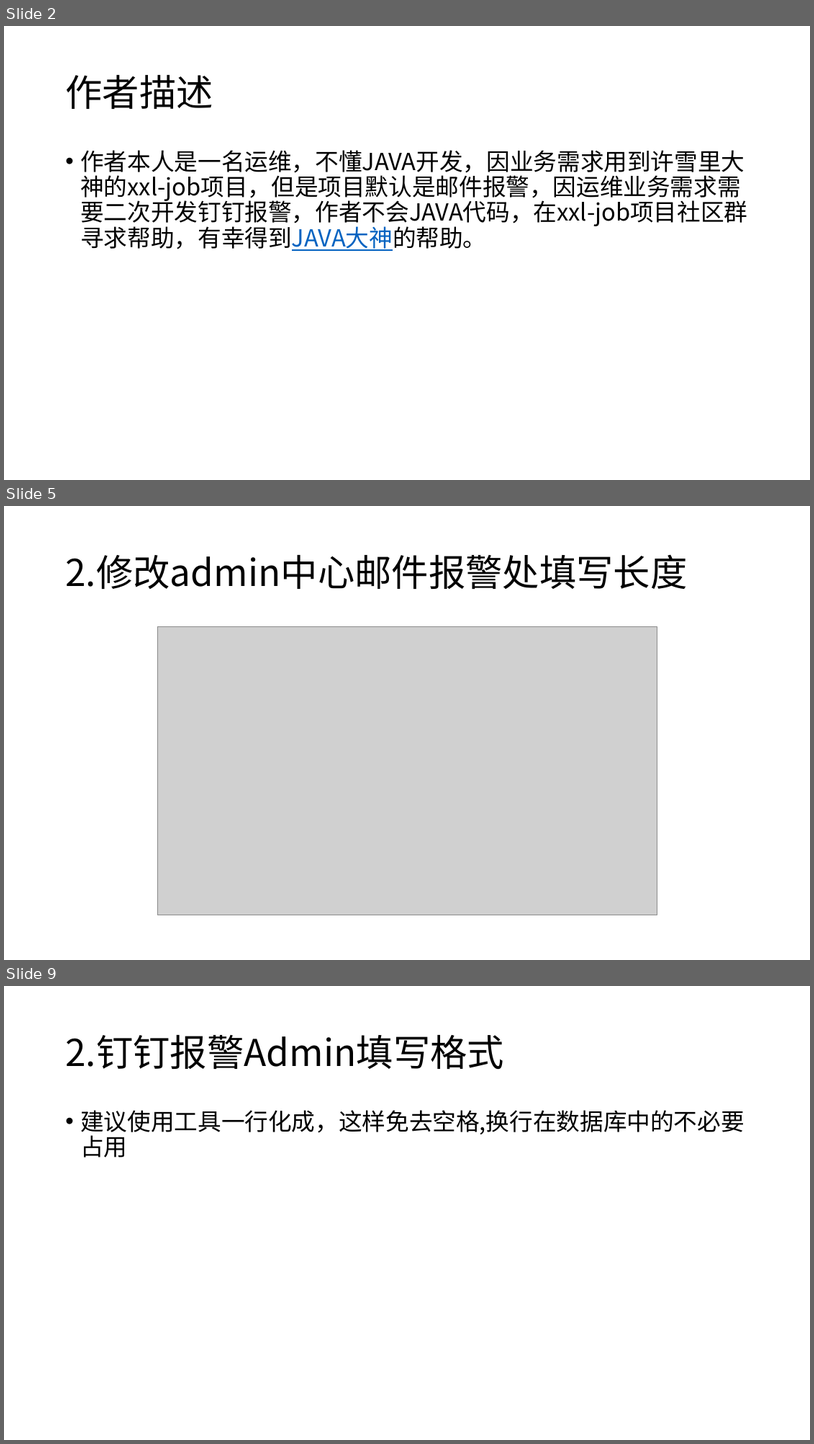
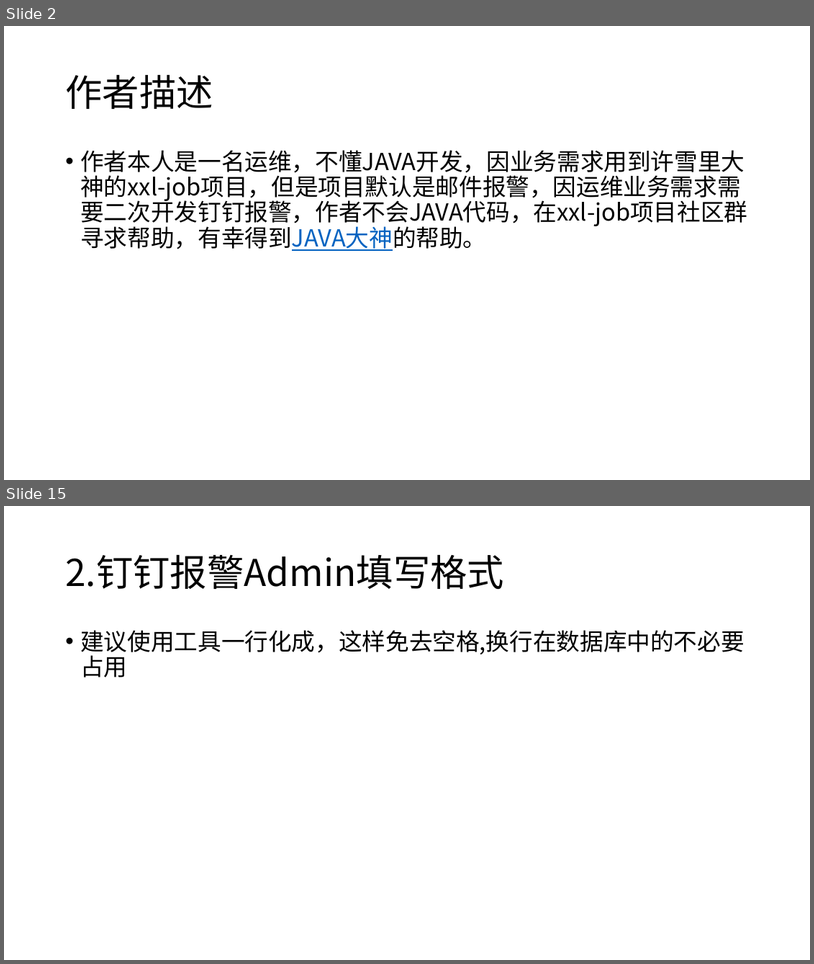
Before and after one commit to xuxueli/xxl-job, a slide deck: doc/XXL-JOB钉钉报警使用文档.pptx. Shown one above the other, each under a label of ours: slides 2, 5 and 9 before the commit, slides 2 and 15 after it; the slides between them are not shown. The pictures are 814x1444 and 814x964 pixels, drawn with LibreOffice and Linux fonts; fonts in the diff are those of the drawing; grey boxes stand for pictures; background and template pictures are left out. Boxes give left, top, right and bottom in pixels: in the first picture for what was removed or moved away, otherwise in the second. Text is boxed around its words. In the diff, an @@ line names an element or a change of style, - is before the commit and + after.

Commit message:
更新钉钉报警文档

```diff
--- a/doc/XXL-JOB钉钉报警使用文档.pptx
+++ b/doc/XXL-JOB钉钉报警使用文档.pptx
@@ slide 5 removed at (4,506,810,960), background #FFFFFF @@
@@ title removed at (65,554,687,589) @@
-2.修改admin中心邮件报警处填写长度
@@ picture removed at (157,627,657,915) @@
@@ what was slide 9 is now slide 15 @@
```
Also in this commit, not shown: 5 slides changed, 7 slides added, 3 other files.
